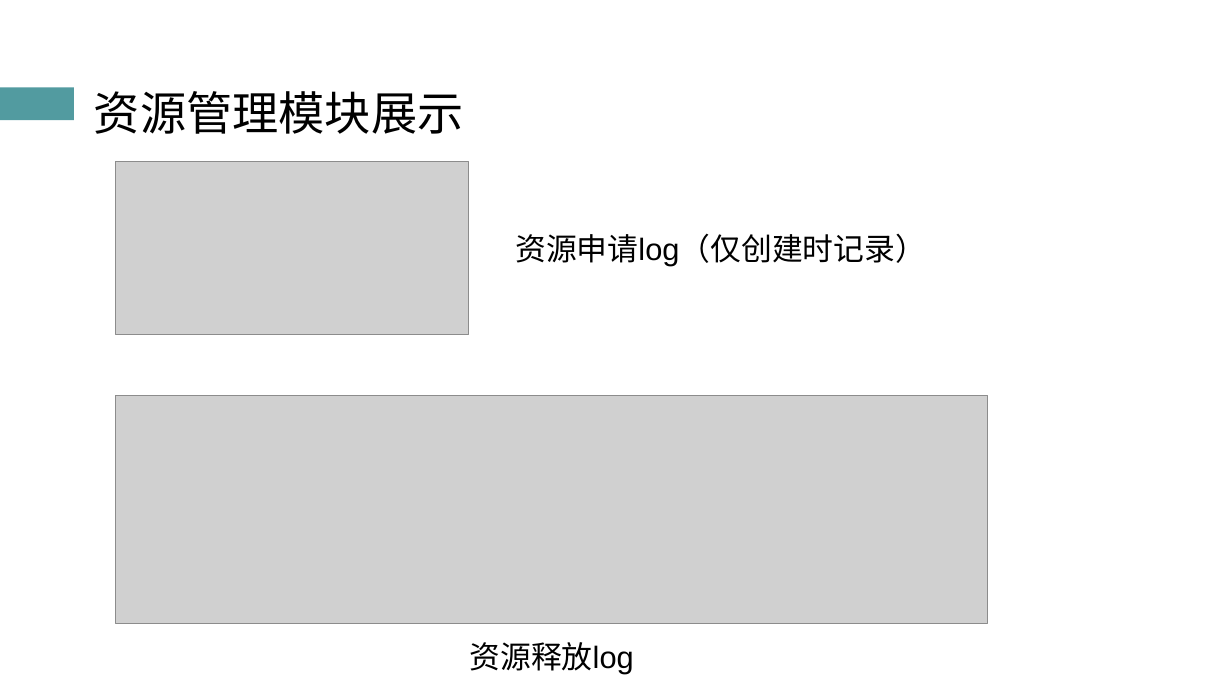
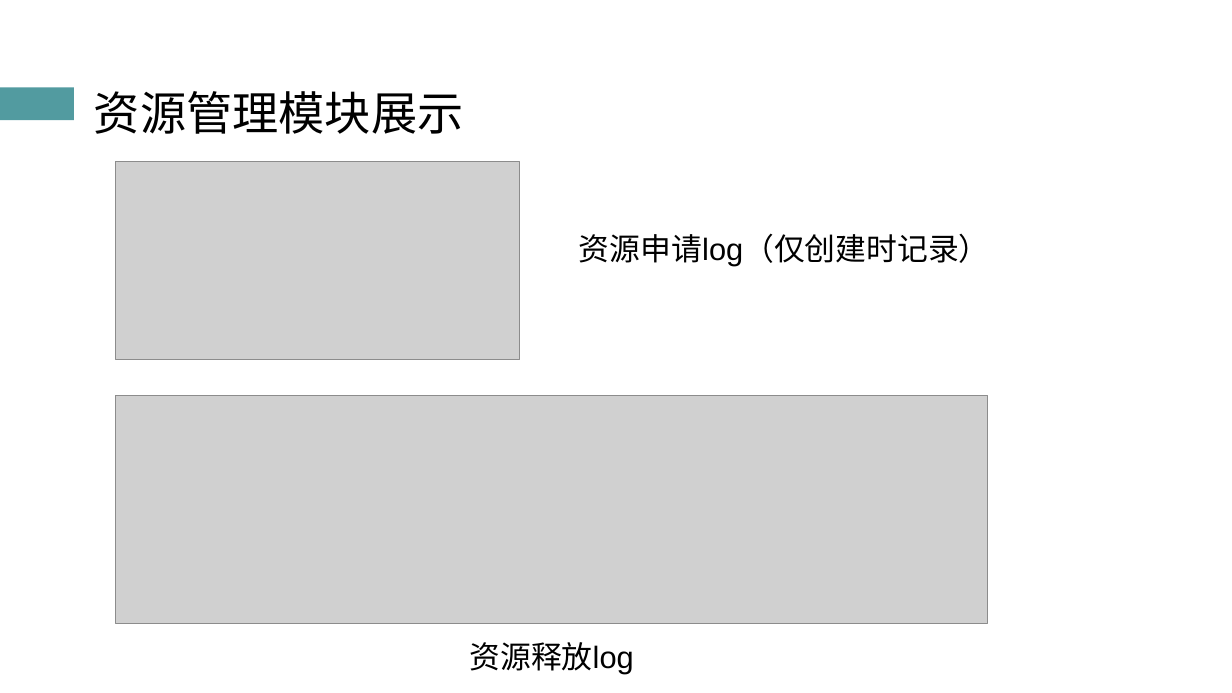
Before and after one commit to atom-chen/Main, a slide deck: slide 26 of OpenGL/答辩PPT.pptx. Drawn at 1232x693 pixels with LibreOffice and Linux fonts; fonts in the diff are those of the drawing; grey boxes stand for pictures. Boxes give left, top, right and bottom in pixels: in the first picture for what was removed or moved away, otherwise in the second. Text is boxed around its words. In the diff, an @@ line names an element or a change of style, - is before the commit and + after.

```diff
--- a/OpenGL/答辩PPT.pptx
+++ b/OpenGL/答辩PPT.pptx
@@ picture: place and size @@
-picture at <box>116,162,469,335</box>
+picture at <box>116,162,519,360</box>
@@ text "资源申请log（仅创建时记录）": place and size @@
-text "资源申请log（仅创建时记录）" at <box>515,233,926,267</box>
+text "资源申请log（仅创建时记录）" at <box>579,233,990,267</box>
```
Also in this commit, not shown: 18 other slides changed, 1 slide removed, 50 other files.
